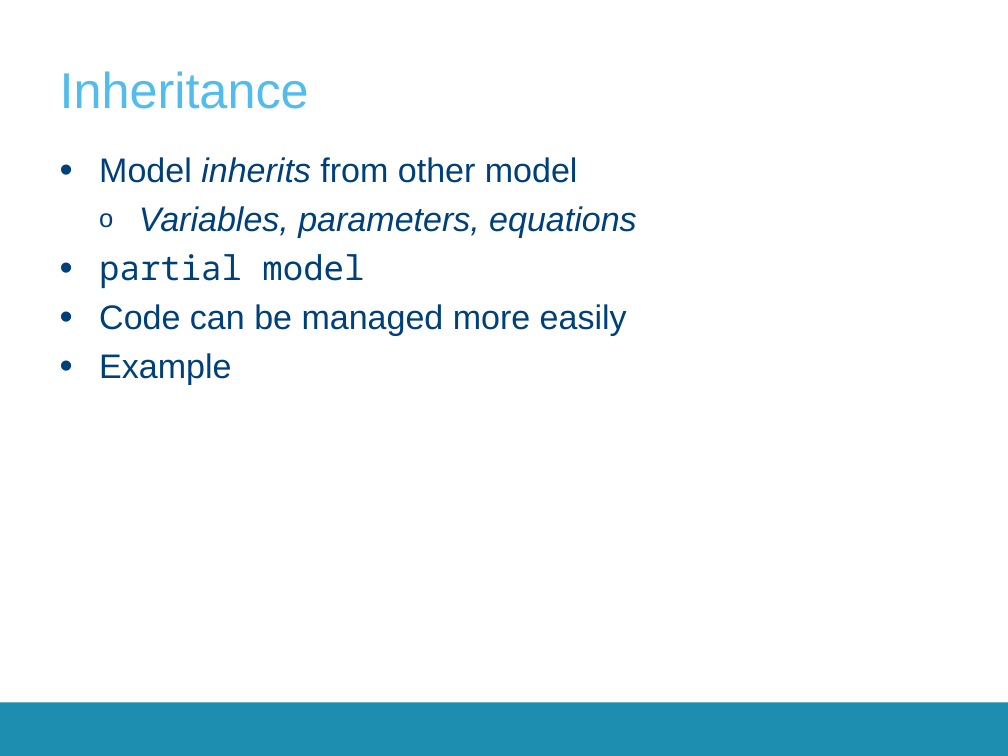
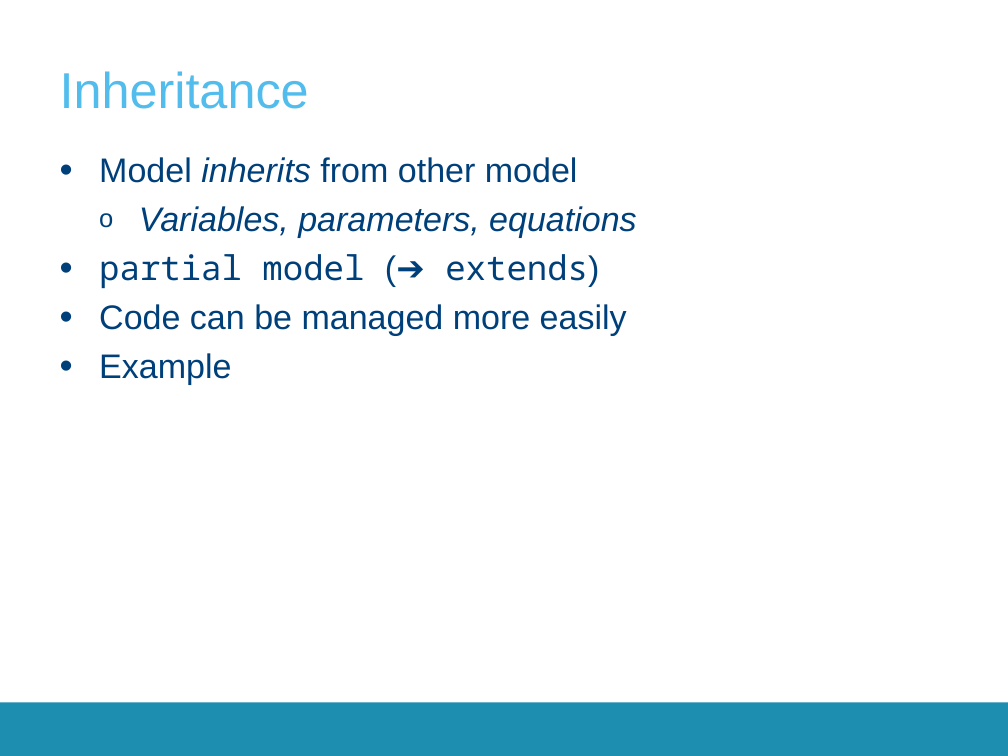
Before and after one commit to open-ideas/__CrashCourse__, a slide deck: slide 32 of 2017-2018/Presentations/CrashCourse_2016.pptx (slide 31 before the commit). Drawn at 1008x756 pixels with LibreOffice and Linux fonts; fonts in the diff are those of the drawing; background and template pictures are left out. Boxes give left, top, right and bottom in pixels: in the first picture for what was removed or moved away, otherwise in the second. Text is boxed around its words. In the diff, an @@ line names an element or a change of style, - is before the commit and + after.

```diff
--- a/2017-2018/Presentations/CrashCourse_2016.pptx
+++ b/2017-2018/Presentations/CrashCourse_2016.pptx
@@ text at [99,254,599,289]: text changed @@
-• partial model
+• partial model (➔ extends)
```
Also in this commit, not shown: 14 other slides changed, 14 slides added, 10 slides removed.
